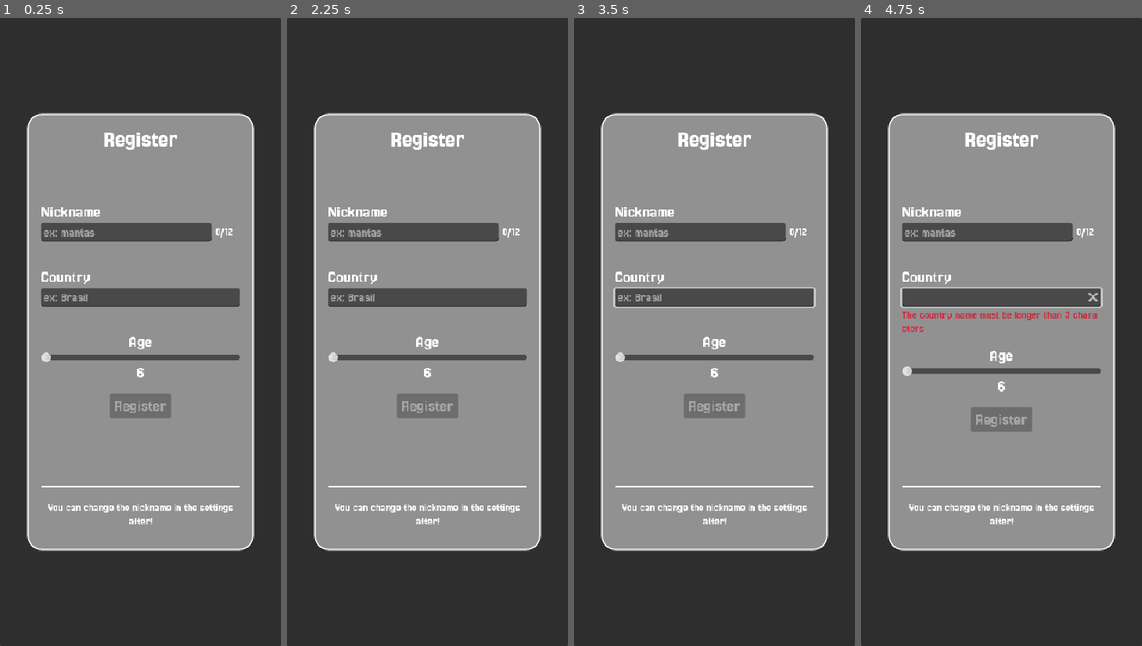
Above: before the commit, frames 1-4 (left to right).
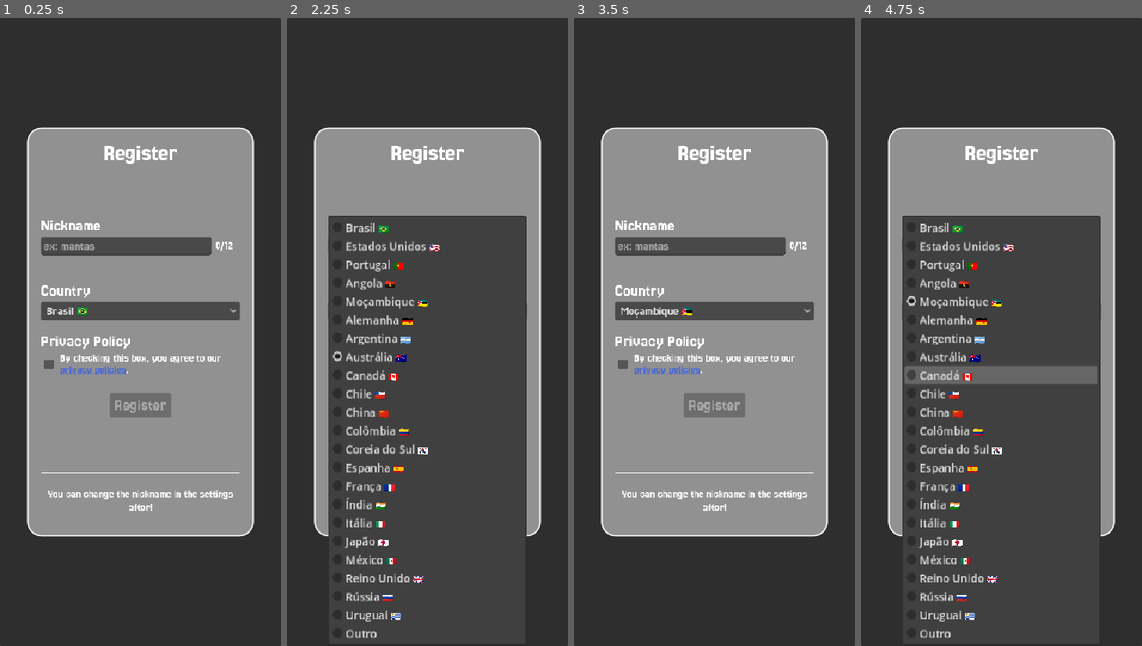
Above: after the commit, the same moments.

Repository: Juawo/space-shooter
Game: Godot game, scene res://scenes/ui/Register/register.tscn
Two runs of this game, one before a commit and one after it. Both use one fixed random seed, a clock stepped at 60 frames per second and the inputs below. This scene is started directly instead of the project's main scene.
Inputs (mouse positions are in pixels of both pictures, inside the frame that each line leads up to):
- Up to frame 1 (0.25 s): no input
- Up to frame 2 (2.25 s): click (427, 313) at 0.5 s, where only the run after the commit has a clickable "Brasil 🇧🇷"; click (334, 363) at 1.27 s; click (427, 313) at 2 s, where only the run after the commit has a clickable "Austrália 🇦🇺"
- Up to frame 3 (3.5 s): tap Enter at 2.75 s; move the mouse to (776, 300) at 2.77 s; hold Right (ui_right) from 2.78 s (still down); click (776, 300) at 2.92 s
- Up to frame 4 (4.75 s): release Right (ui_right) at 3.5 s; click (1001, 313) at 3.5 s, where only the run after the commit has a clickable "Moçambique 🇲🇿"; tap Space at 4.25 s; move the mouse to (945, 363) at 4.27 s; hold Down (ui_down) from 4.28 s (still down)

The runs differ from the first frame. In frame 1, 13% of the frame differs, in the area x 9-91%, y 15-85%; in frame 2, 37%; in frame 3, 13%; in frame 4, 38%, in the area x 9-91%, y 15-99%.

Commit message:
feat: update registration form to include country selection and privacy policy acceptance

Diff:
--- a/scenes/ui/Register/register.tscn
+++ b/scenes/ui/Register/register.tscn
@@ -109,9 +109,9 @@
 grow_horizontal = 2
 grow_vertical = 2
 theme_override_constants/margin_left = 40
-theme_override_constants/margin_top = 140
+theme_override_constants/margin_top = 160
 theme_override_constants/margin_right = 40
-theme_override_constants/margin_bottom = 140
+theme_override_constants/margin_bottom = 160
 
 [node name="Panel" type="Panel" parent="MarginContainer" unique_id=630659555]
 layout_mode = 2
@@ -195,49 +195,41 @@
 theme_override_font_sizes/font_size = 24
 text = "Country"
 
-[node name="CountryInput" type="LineEdit" parent="MarginContainer/Panel/MarginContainer/VBoxContainer/Country" unique_id=1128538319]
+[node name="CountryInput" type="OptionButton" parent="MarginContainer/Panel/MarginContainer/VBoxContainer/Country" unique_id=400007020]
 layout_mode = 2
 theme_override_fonts/font = ExtResource("1_va7qf")
 theme_override_font_sizes/font_size = 18
-placeholder_text = "ex: Brasil"
-emoji_menu_enabled = false
-clear_button_enabled = true
-
-[node name="CountryFeedback" type="Label" parent="MarginContainer/Panel/MarginContainer/VBoxContainer/Country" unique_id=1264693832]
-custom_minimum_size = Vector2(252, 1)
-layout_mode = 2
-theme_override_fonts/font = ExtResource("1_va7qf")
-autowrap_mode = 1
-
-[node name="Age" type="VBoxContainer" parent="MarginContainer/Panel/MarginContainer/VBoxContainer" unique_id=765620946]
-layout_mode = 2
-theme_override_constants/separation = 2
-
-[node name="AgeLabel" type="Label" parent="MarginContainer/Panel/MarginContainer/VBoxContainer/Age" unique_id=315267700]
-layout_mode = 2
-theme_override_fonts/font = ExtResource("1_va7qf")
-theme_override_font_sizes/font_size = 24
-text = "Age"
-horizontal_alignment = 1
-
-[node name="AgeInput" type="HSlider" parent="MarginContainer/Panel/MarginContainer/VBoxContainer/Age" unique_id=923349513]
-layout_mode = 2
-min_value = 6.0
-value = 6.0
-tick_count = 1
-
-[node name="AgeValue" type="Label" parent="MarginContainer/Panel/MarginContainer/VBoxContainer/Age" unique_id=227184874]
-layout_mode = 2
-theme_override_fonts/font = ExtResource("1_va7qf")
-theme_override_font_sizes/font_size = 24
-text = "6"
-horizontal_alignment = 1
+text_overrun_behavior = 1
+
+[node name="Terms" type="VBoxContainer" parent="MarginContainer/Panel/MarginContainer/VBoxContainer" unique_id=206456669]
+layout_mode = 2
+
+[node name="CountryLabel" type="Label" parent="MarginContainer/Panel/MarginContainer/VBoxContainer/Terms" unique_id=1690241950]
+layout_mode = 2
+theme_override_fonts/font = ExtResource("1_va7qf")
+theme_override_font_sizes/font_size = 24
+text = "Privacy Policy"
+
+[node name="HBoxContainer" type="HBoxContainer" parent="MarginContainer/Panel/MarginContainer/VBoxContainer/Terms" unique_id=1164486126]
+layout_mode = 2
+size_flags_vertical = 4
+
+[node name="CheckBox" type="CheckBox" parent="MarginContainer/Panel/MarginContainer/VBoxContainer/Terms/HBoxContainer" unique_id=375339530]
+layout_mode = 2
+
+[node name="CountryLabel2" type="RichTextLabel" parent="MarginContainer/Panel/MarginContainer/VBoxContainer/Terms/HBoxContainer" unique_id=1980260502]
+layout_mode = 2
+size_flags_horizontal = 3
+theme_override_fonts/normal_font = ExtResource("1_va7qf")
+bbcode_enabled = true
+text = "By checking this box, you agree to our  [color=#4967d5][url=https://juawo.github.io/privacy-policy-outer-space-game/]privacy policies[/url][/color]."
+fit_content = true
 
 [node name="register_btn" type="Button" parent="MarginContainer/Panel/MarginContainer/VBoxContainer" unique_id=1986222208]
 custom_minimum_size = Vector2(90, 36)
 layout_mode = 2
 size_flags_horizontal = 4
-size_flags_vertical = 0
+size_flags_vertical = 10
 theme_override_fonts/font = ExtResource("1_va7qf")
 theme_override_font_sizes/font_size = 24
 disabled = true
@@ -291,7 +283,7 @@
 one_shot = true
 
 [connection signal="text_changed" from="MarginContainer/Panel/MarginContainer/VBoxContainer/Nickname/nickname_type/nickname_input" to="." method="_on_nickname_input_text_changed"]
-[connection signal="text_changed" from="MarginContainer/Panel/MarginContainer/VBoxContainer/Country/CountryInput" to="." method="_on_country_input_text_changed"]
-[connection signal="value_changed" from="MarginContainer/Panel/MarginContainer/VBoxContainer/Age/AgeInput" to="." method="_on_h_slider_value_changed"]
+[connection signal="toggled" from="MarginContainer/Panel/MarginContainer/VBoxContainer/Terms/HBoxContainer/CheckBox" to="." method="_on_check_box_toggled"]
+[connection signal="meta_clicked" from="MarginContainer/Panel/MarginContainer/VBoxContainer/Terms/HBoxContainer/CountryLabel2" to="." method="_on_country_label_2_meta_clicked"]
 [connection signal="pressed" from="MarginContainer/Panel/MarginContainer/VBoxContainer/register_btn" to="." method="_on_button_pressed"]
 [connection signal="timeout" from="Timer" to="." method="_on_timer_timeout"]
--- a/scripts/ui/Register/register.gd
+++ b/scripts/ui/Register/register.gd
@@ -8,12 +8,6 @@
 @onready var char_count: Label = $MarginContainer/Panel/MarginContainer/VBoxContainer/Nickname/nickname_type/char_count
 @onready var nickname_feedback: Label = $MarginContainer/Panel/MarginContainer/VBoxContainer/Nickname/nicknameFeedback
 
-@onready var country_input: LineEdit = $MarginContainer/Panel/MarginContainer/VBoxContainer/Country/CountryInput
-@onready var country_feedback: Label = $MarginContainer/Panel/MarginContainer/VBoxContainer/Country/CountryFeedback
-
-@onready var age_input: HSlider = $MarginContainer/Panel/MarginContainer/VBoxContainer/Age/AgeInput
-@onready var age_value: Label = $MarginContainer/Panel/MarginContainer/VBoxContainer/Age/AgeValue
-
 @onready var animation_player: AnimationPlayer = $AnimationPlayer
 
 @onready var feedback: Label = $MarginContainer/Panel/MarginContainer/Feedback
@@ -23,6 +17,7 @@
 @onready var register_btn: Button = $MarginContainer/Panel/MarginContainer/VBoxContainer/register_btn
 
 @onready var timer: Timer = $Timer
+@onready var country_input: OptionButton = $MarginContainer/Panel/MarginContainer/VBoxContainer/Country/CountryInput
 
 @onready var register_again_label: Label = $MarginContainer/Panel/MarginContainer/VBoxContainer/register_again_label
 var register_again : bool = false
@@ -30,24 +25,58 @@
 
 var is_nickname_valid : bool
 
+var accepted_policy : bool = false
+const COUNTRIES = {
+	"Brasil 🇧🇷": "BR",
+	"Estados Unidos 🇺🇸": "US",
+	"Portugal 🇵🇹": "PT",
+	"Angola 🇦🇴": "AO",
+	"Moçambique 🇲🇿": "MZ",
+	"Alemanha 🇩🇪": "DE",
+	"Argentina 🇦🇷": "AR",
+	"Austrália 🇦🇺": "AU",
+	"Canadá 🇨🇦": "CA",
+	"Chile 🇨🇱": "CL",
+	"China 🇨🇳": "CN",
+	"Colômbia 🇨🇴": "CO",
+	"Coreia do Sul 🇰🇷": "KR",
+	"Espanha 🇪🇸": "ES",
+	"França 🇫🇷": "FR",
+	"Índia 🇮🇳": "IN",
+	"Itália 🇮🇹": "IT",
+	"Japão 🇯🇵": "JP",
+	"México 🇲🇽": "MX",
+	"Reino Unido 🇬🇧": "GB",
+	"Rússia 🇷🇺": "RU",
+	"Uruguai 🇺🇾": "UY",
+	"Outro": "OT"
+}
+
 func _ready() -> void:
 	ApiManager.play_registered.connect(update_interface_by_response_code_return)
+	for i in COUNTRIES :
+		country_input.add_item(i)
 
 func _on_button_pressed() -> void:
 	SoundManager.play_click()
+	if !accepted_policy :
+		detail_return.text = "To register, you need to accept the privacy policy."
+		return
+
 	register_btn.disabled = true
-	if !validate_country(country_input.text) or !validate_nickname(nickname_input.text):
+	if !validate_nickname(nickname_input.text):
 		return
 
 	var player_data = {
 		"Nickname" : nickname_input.text,
-		"Country" : country_input.text,
-		"Age" : int(age_input.value)
+		"Country" : get_selected_country(),
+		"Age" : 10
 	}
+	print(player_data)
 	ApiManager.register_player(player_data)
 
 	nickname_input.editable = false
-	country_input.editable = false
+	country_input.disabled = true
 
 	detail_return.text = "Awaiting server response..."
 	detail_return.add_theme_color_override("font_color", "#ffff")
@@ -65,7 +94,6 @@
 			register_pop_up_closed.emit()
 			queue_free()
 		409 :
-			print("DEU 54093")
 			detail_return.text = "Another player has this nickname."
 			detail_return.add_theme_color_override("font_color", "#d49a3d")
 		400 :
@@ -88,7 +116,7 @@
 			detail_return.add_theme_color_override("font_color", "#ffffff")
 
 	nickname_input.editable = true
-	country_input.editable = true
+	country_input.disabled = false
 	return
 
 func show_register_again_label(display: bool) -> void :
@@ -101,36 +129,14 @@
 func update_register_btn(is_activated : bool) -> void :
 	register_btn.disabled = !is_activated
 
-var old_value
-func _on_h_slider_value_changed(value: float) -> void:
-	age_value.text = str(int(value))
-	old_value = value
-	if value >= old_value :
-		SoundManager.play_scroll(true)
-	else :
-		SoundManager.play_scroll(false)
-
 func _on_nickname_input_text_changed(new_text: String) -> void:
 	update_counter(new_text)
 	is_nickname_valid = validate_nickname(new_text)
 	update_nickname_feedback_validation_return(is_nickname_valid)
-	if is_nickname_valid and is_country_valid:
-		update_register_btn(is_nickname_valid and is_country_valid)
-
-func _on_country_input_text_changed(new_text: String) -> void:
-	is_country_valid = validate_country(new_text)
-	update_country_feedback_validation_return(is_country_valid)
-	if is_nickname_valid and is_country_valid:
-		update_register_btn(is_country_valid and is_nickname_valid)
+	update_register_btn(is_nickname_valid and accepted_policy)
 
 func update_counter(new_text : String) -> void :
 	char_count.text = "%d/12" % len(new_text)
-
-func validate_country(country_name : String) -> bool:
-	if len(country_name) <= 3 or country_name == " " or country_name.is_empty():
-		return false
-	else :
-		return true
 
 func validate_nickname(new_text : String) -> bool :
 	if len(new_text) <= 2 or new_text.count(" ") >= 1 or new_text.is_empty():
@@ -145,9 +151,16 @@
 		nickname_feedback.text = "The nickname must be longer than 2 characters and contain no spaces."
 		nickname_feedback.add_theme_color_override("font_color", "#d4293d")
 
-func update_country_feedback_validation_return(is_valid : bool) -> void :
-	if is_valid :
-		country_feedback.text = ""
-	else :
-		country_feedback.text = "The country name must be longer than 3 characters"
-		country_feedback.add_theme_color_override("font_color", "#d4293d")
+func get_selected_country() -> String :
+	var selected_index = country_input.selected
+	var selected_text = country_input.get_item_text(selected_index)
+
+	return COUNTRIES.get(selected_text, "OT") # "OT" como fallback (Outro)
+
+func _on_country_label_2_meta_clicked(meta: Variant) -> void:
+	OS.shell_open(str(meta))
+
+
+func _on_check_box_toggled(toggled_on: bool) -> void:
+	accepted_policy = toggled_on
+	update_register_btn(is_nickname_valid and accepted_policy)
